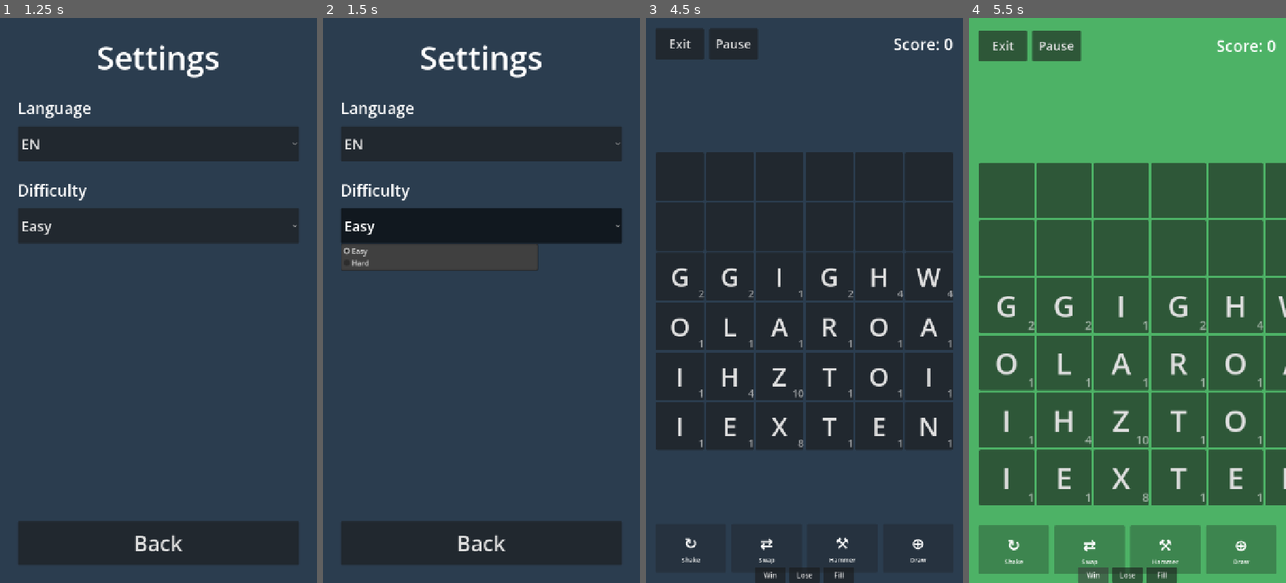
Above: before the commit, frames 1-4 (left to right).
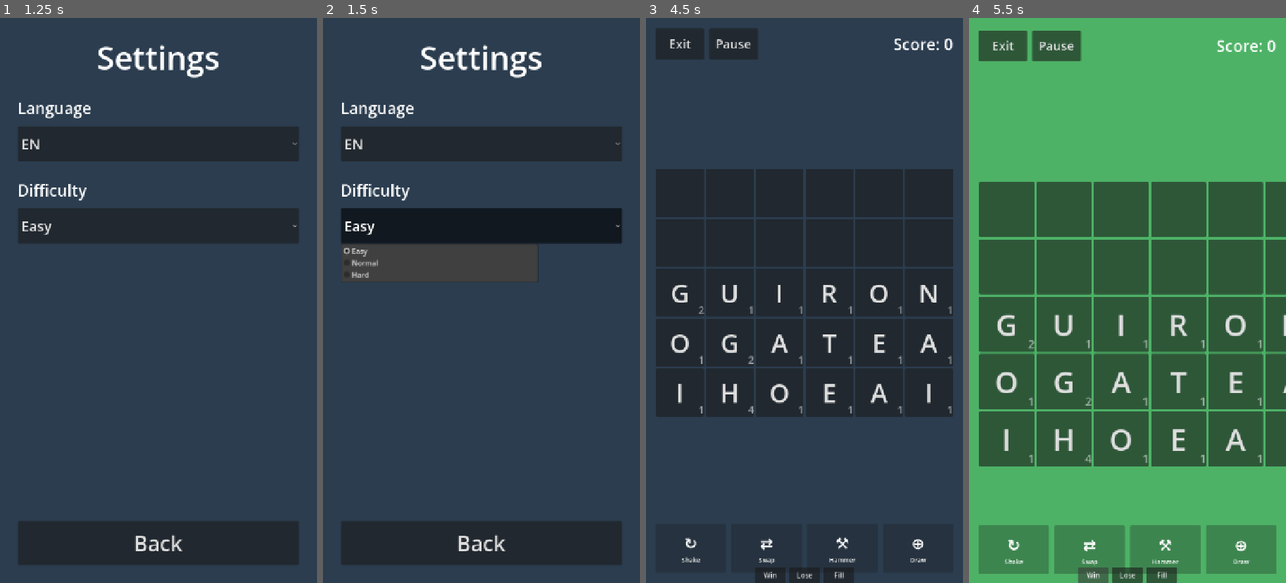
Above: after the commit, the same moments.

Repository: lux-sp4rk/wrdfall
Game: Godot game, scene res://scenes/Home.tscn
Two runs of this game, one before a commit and one after it. Both use one fixed random seed, a clock stepped at 60 frames per second and the inputs below.
Inputs:
- Up to frame 1 (1.25 s): click "Settings" at 0.5 s
- Up to frame 2 (1.5 s): click "Easy" at 1.25 s
- Up to frame 3 (4.5 s): click "Easy" at 2 s; click "EN" at 2.75 s; click "Back" at 3.5 s; click "Play" at 4.25 s
- Up to frame 4 (5.5 s): click "Win" at 5 s

Frame 1 is identical in both runs. In frame 2, 0.3% of the frame differs, in the area x 5-68%, y 42-47%; in frame 3, 13%; in frame 4, 17%, in the area x 3-100%, y 25-87%.

Commit message:
feat: add normal difficulty and adjust game balance

Diff:
--- a/godot/scripts/GameSettings.gd
+++ b/godot/scripts/GameSettings.gd
@@ -5,7 +5,8 @@
 
 const DIFFICULTIES = {
 	"easy": 10.0,
-	"hard": 8.0
+	"normal": 8.0,
+	"hard": 5.0
 }
 
 func get_drop_interval() -> float:
--- a/godot/scripts/LanguageConfig.gd
+++ b/godot/scripts/LanguageConfig.gd
@@ -96,6 +96,7 @@
 		"quit_to_menu": "Quit to Menu",
 		"difficulty_label": "Difficulty",
 		"difficulty_easy": "Easy",
+		"difficulty_normal": "Normal",
 		"difficulty_hard": "Hard",
 		"paused": "Game Paused",
 	}
@@ -170,6 +171,7 @@
 		"quit_to_menu": "Volver al men\u00fa",
 		"difficulty_label": "Dificultad",
 		"difficulty_easy": "F\u00e1cil",
+		"difficulty_normal": "Normal",
 		"difficulty_hard": "Dif\u00edcil",
 		"paused": "Juego pausado",
 	}
--- a/godot/scripts/LoomDrop.gd
+++ b/godot/scripts/LoomDrop.gd
@@ -19,10 +19,10 @@
 @onready var word_score_sound: AudioStreamPlayer = %"WordScoreSoundPlayer"
 @onready var shake_sound: AudioStreamPlayer = %"ShakeSoundPlayer"
 
-const ROWS: int = 6
+const ROWS: int = 5
 const COLS: int = 6
 const MIN_WORD_LENGTH: int = 3
-const INITIAL_FILL_ROWS: int = 4
+const INITIAL_FILL_ROWS: int = 3
 const SHAKE_COST: int = 5
 const HAMMER_COST: int = 3
 const SWAP_COST: int = 3
@@ -41,8 +41,6 @@
 var dictionary: DictionaryService
 var lang_config: LanguageConfig
 var _bag_distribution: Array = []
-
-const DROP_INTERVAL: float = 10.0  # seconds between letter drops
 
 const COLOR_SELECTED: Color = Color(0.35, 0.65, 1.0)
 const COLOR_TOO_SHORT: Color = Color(0.7, 0.7, 0.7)
--- a/godot/scripts/Settings.gd
+++ b/godot/scripts/Settings.gd
@@ -39,13 +39,18 @@
 	difficulty_option.add_item(cfg.ui_strings["difficulty_easy"], 0)
 	difficulty_option.set_item_metadata(0, "easy")
 
-	difficulty_option.add_item(cfg.ui_strings["difficulty_hard"], 1)
-	difficulty_option.set_item_metadata(1, "hard")
+	difficulty_option.add_item(cfg.ui_strings["difficulty_normal"], 1)
+	difficulty_option.set_item_metadata(1, "normal")
 
-	if GameSettings.difficulty == "hard":
-		difficulty_option.selected = 1
-	else:
-		difficulty_option.selected = 0
+	difficulty_option.add_item(cfg.ui_strings["difficulty_hard"], 2)
+	difficulty_option.set_item_metadata(2, "hard")
+
+	var selected_index: int = 0
+	for i in range(difficulty_option.get_item_count()):
+		if difficulty_option.get_item_metadata(i) == GameSettings.difficulty:
+			selected_index = i
+			break
+	difficulty_option.selected = selected_index
 
 	if not difficulty_option.item_selected.is_connected(_on_difficulty_selected):
 		difficulty_option.item_selected.connect(_on_difficulty_selected)
